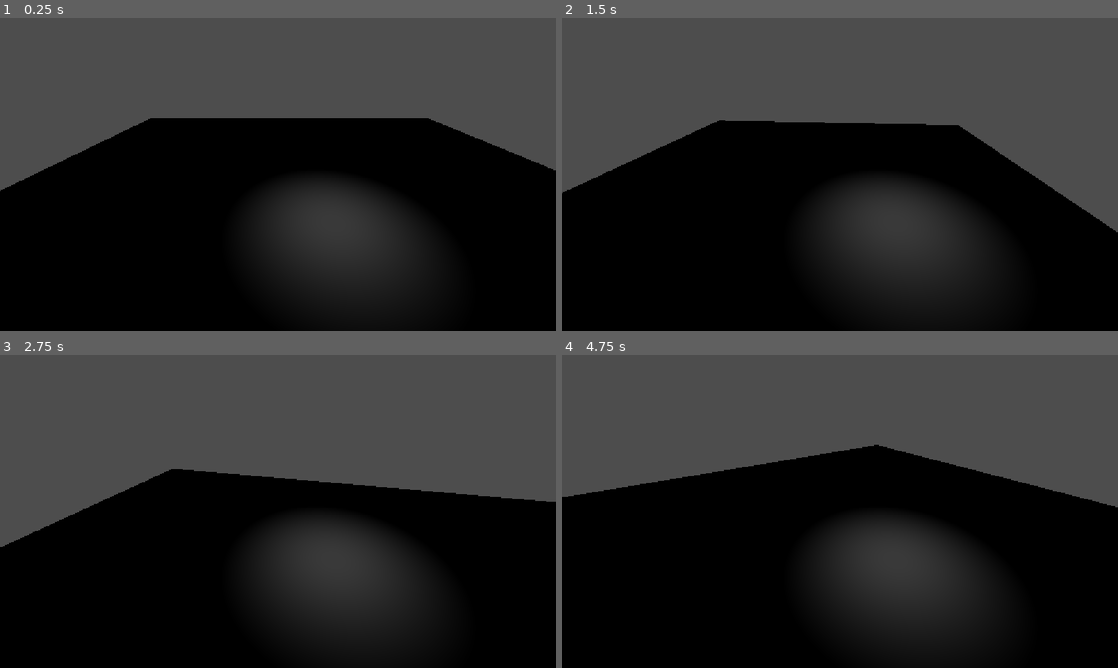
Above: before the commit, frames 1-4 (two rows, left to right).
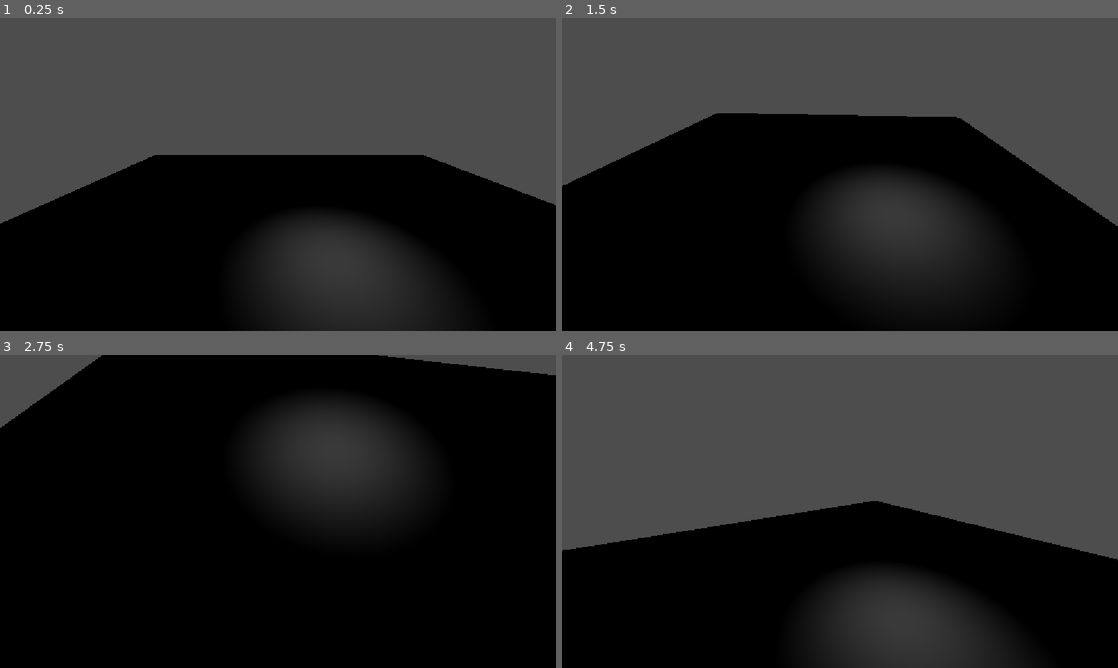
Above: after the commit, the same moments.

Repository: greywolfcode/TBD
Game: Godot game, scene res://areas/game.tscn
The game is run twice, just before and just after one commit, with the same random seed, the same clock (stepped at 60 frames per second) and the same inputs.
Inputs:
- Up to frame 1 (0.25 s): no input
- Up to frame 2 (1.5 s): tap Enter at 0.5 s; hold D (rotate_right) 0.53-1.28 s; hold S (tilt_down) from 1.28 s (still down)
- Up to frame 3 (2.75 s): release S (tilt_down) at 2.03 s; hold D (rotate_right) from 2.03 s (still down)
- Up to frame 4 (4.75 s): release D (rotate_right) at 2.78 s; hold W (tilt_up) 2.78-3.53 s; hold A (rotate_left) from 3.53 s (still down)

The runs differ from the first frame. In frame 1, 15% of the frame differs, in the area x 0-100%, y 32-70%; in frame 2, 2.4%; in frame 3, 50%, in the area x 0-100%, y 0-92%; in frame 4, 25%.

Commit message:
Make camera  using W and S

Diff:
--- a/src/areas/game.tscn
+++ b/src/areas/game.tscn
@@ -11,7 +11,7 @@
 script = ExtResource("1_yhr22")
 
 [node name="Camera3D" type="Camera3D" parent="camara" unique_id=703318921]
-transform = Transform3D(1, 0, 0, 0, 0.8660254, 0.5, 0, -0.5, 0.8660254, -1.4496167, 3, 4)
+transform = Transform3D(1, 0, 0, 0, 0.9396926, 0.34202012, 0, -0.34202012, 0.9396926, -1.4496167, 3, 4)
 
 [node name="MeshInstance3D" type="MeshInstance3D" parent="." unique_id=2027275070]
 transform = Transform3D(1, 0, 0, 0, 1, 0, 0, 0, 1, -0.65607977, -0.8465891, -2.45991)
--- a/src/camaras/play_camara.gd
+++ b/src/camaras/play_camara.gd
@@ -2,8 +2,14 @@
 
 const center: Vector3 = Vector3.ZERO
 var rotation_speed: float = 2.0
+var tilt_speed = deg_to_rad(1.0)
 var angle: float = 0.0
 var offset: Vector3
+
+@onready var camera: Camera3D = $Camera3D
+
+@export var max_rotation: float = 0.0
+@export var min_rotation: float = -60.0
 
 func _ready() -> void:
 	#set camera distance to origin
@@ -11,7 +17,15 @@
 
 
 func _process(delta: float) -> void:
+	print(camera.rotation_degrees.x)
 	if Input.is_action_pressed("rotate_left"):
 		rotate_y(rotation_speed * delta)
 	elif Input.is_action_pressed("rotate_right"):
 		rotate_y(-1 * rotation_speed * delta)
+
+	if Input.is_action_pressed("tilt_up"):
+		if camera.rotation_degrees.x < max_rotation:
+			camera.rotate_x(tilt_speed)
+	elif Input.is_action_pressed("tilt_down"):
+		if camera.rotation_degrees.x > min_rotation:
+			camera.rotate_x(-1 * tilt_speed)
